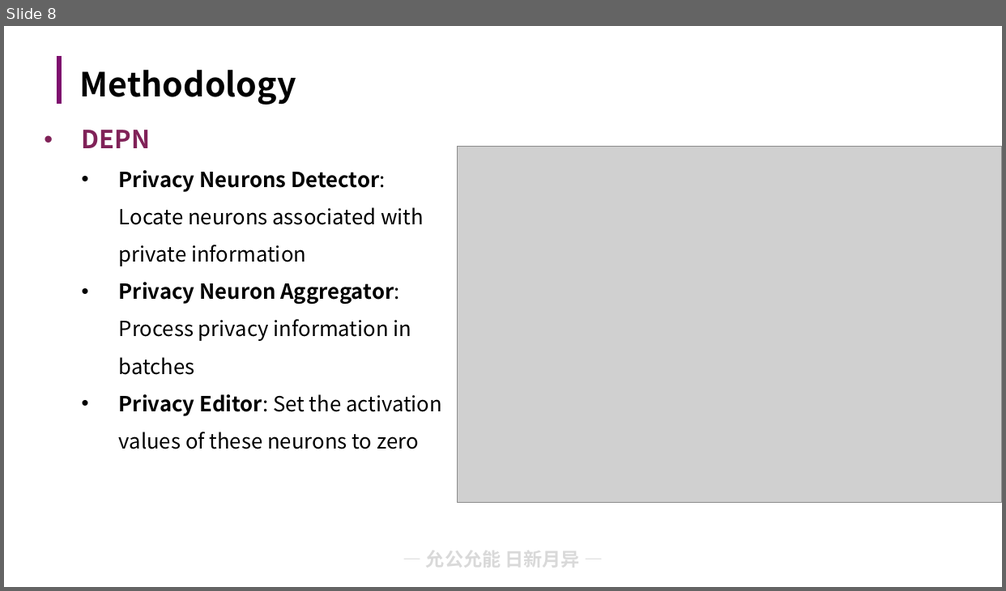
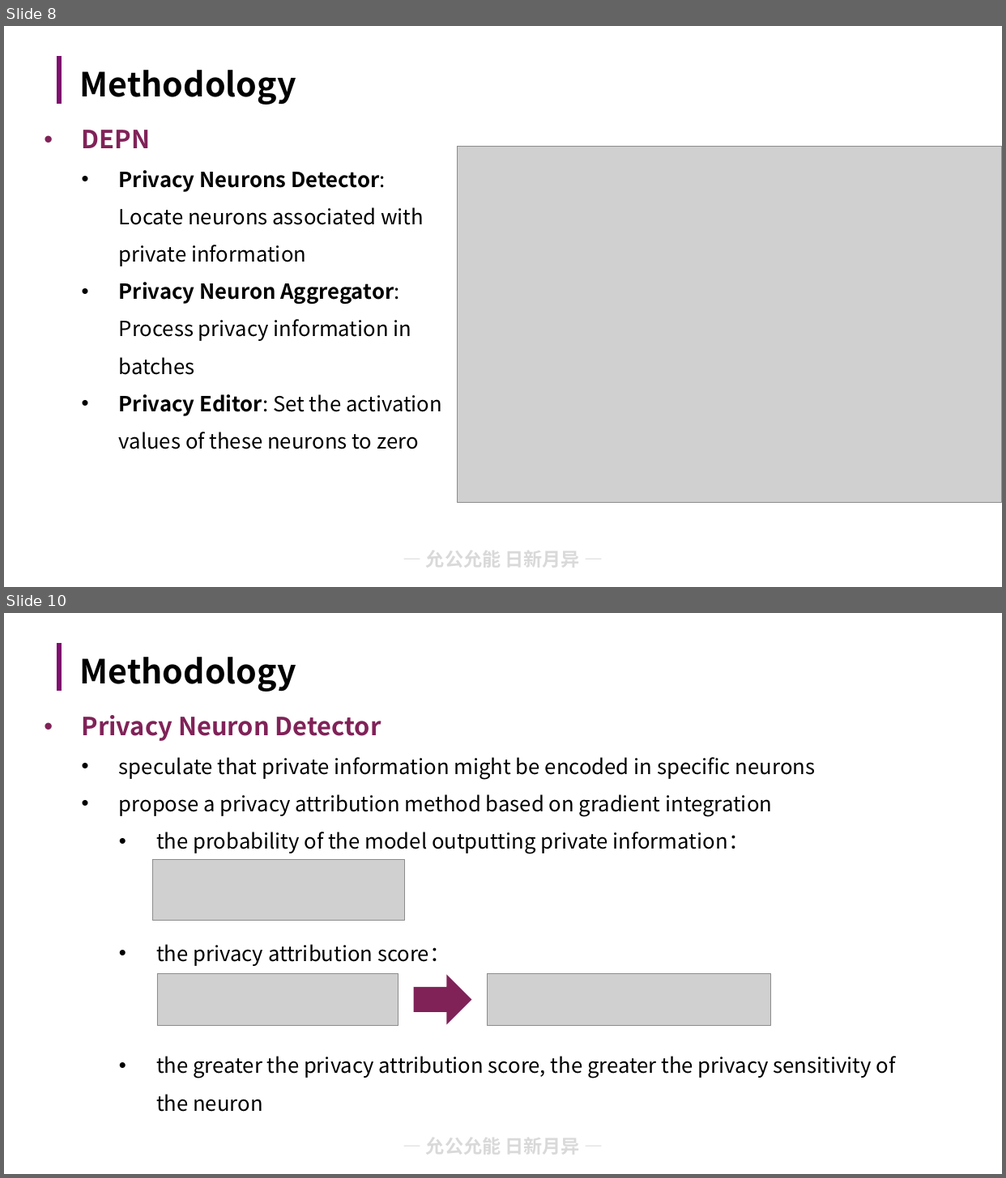
Before and after one commit to lxmliu2002/Data_Security, a slide deck: lab7/report/slides.pptx. Shown one above the other, each under a label of ours: slide 8 before the commit, slides 8 and 10 after it; the slides between them are not shown. The pictures are 1006x591 and 1006x1178 pixels, drawn with LibreOffice and Linux fonts; fonts in the diff are those of the drawing; grey boxes stand for pictures; background and template pictures are left out. Boxes give left, top, right and bottom in pixels: in the first picture for what was removed or moved away, otherwise in the second. Text is boxed around its words. In the diff, an @@ line names an element or a change of style, - is before the commit and + after.

```diff
--- a/lab7/report/slides.pptx
+++ b/lab7/report/slides.pptx
@@ slide 10 added at bbox=[4, 613, 1002, 1174], background #FFFFFF; not listed: 2 template elements that a slide beside it also shows @@
@@ title added at bbox=[80, 657, 296, 692], 32 pt, text #000000, bold @@
+Methodology
@@ text added at bbox=[82, 715, 896, 1079], 20 pt, text #000000 @@
+• Privacy Neuron Detector
+  • speculate that private information might be encoded in specific neurons
+  • propose a privacy attribution method based on gradient integration
+    • the probability of the model outputting private information：
+    • the privacy attribution score：
+    • the greater the privacy attribution score, the greater the privacy sensitivity of the neuron
@@ picture added at bbox=[153, 860, 404, 921] @@
@@ picture added at bbox=[157, 973, 398, 1025] @@
@@ down arrow added at bbox=[414, 975, 472, 1025], fill #802258 @@
@@ picture added at bbox=[488, 973, 770, 1025] @@
```
Also in this commit, not shown: 2 slides changed, 7 other slides added, 2 slides removed.
